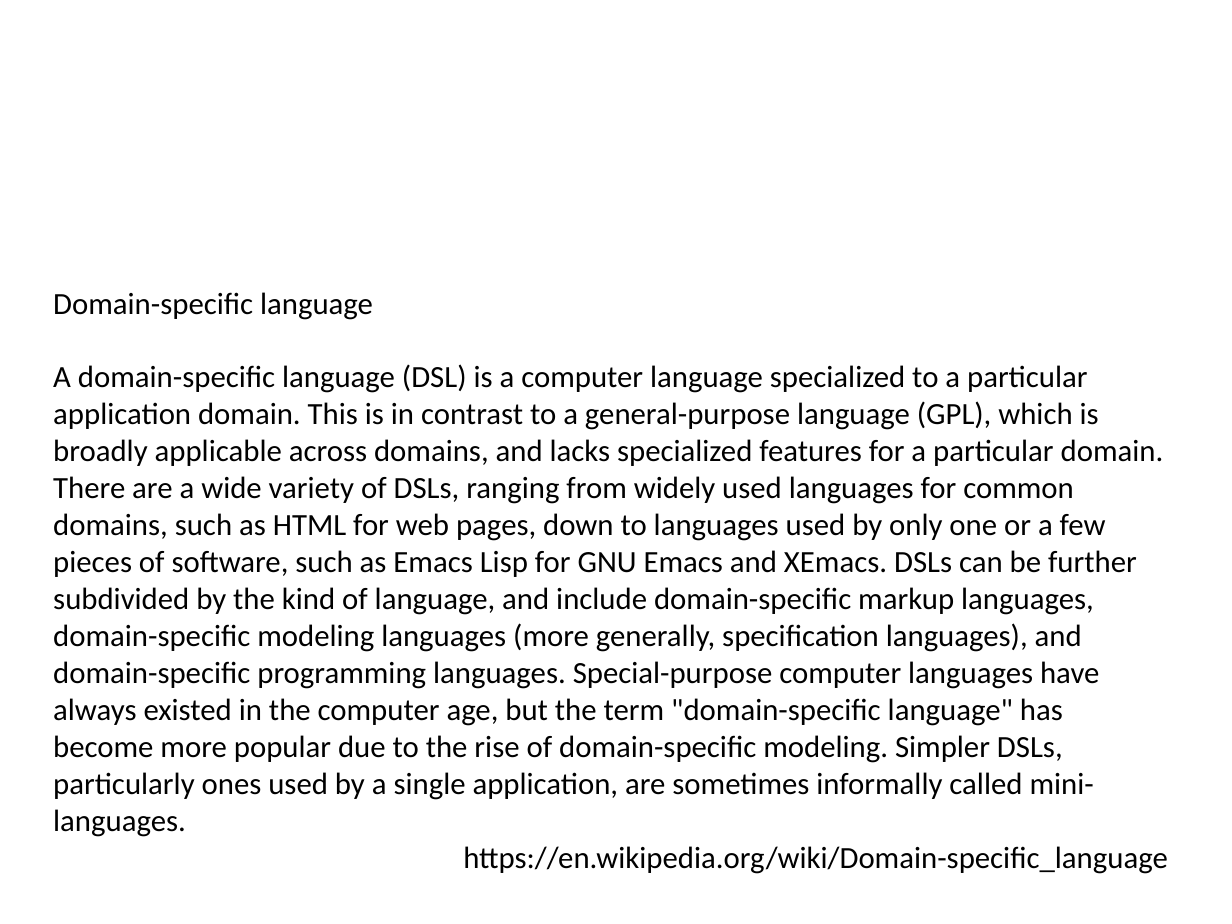
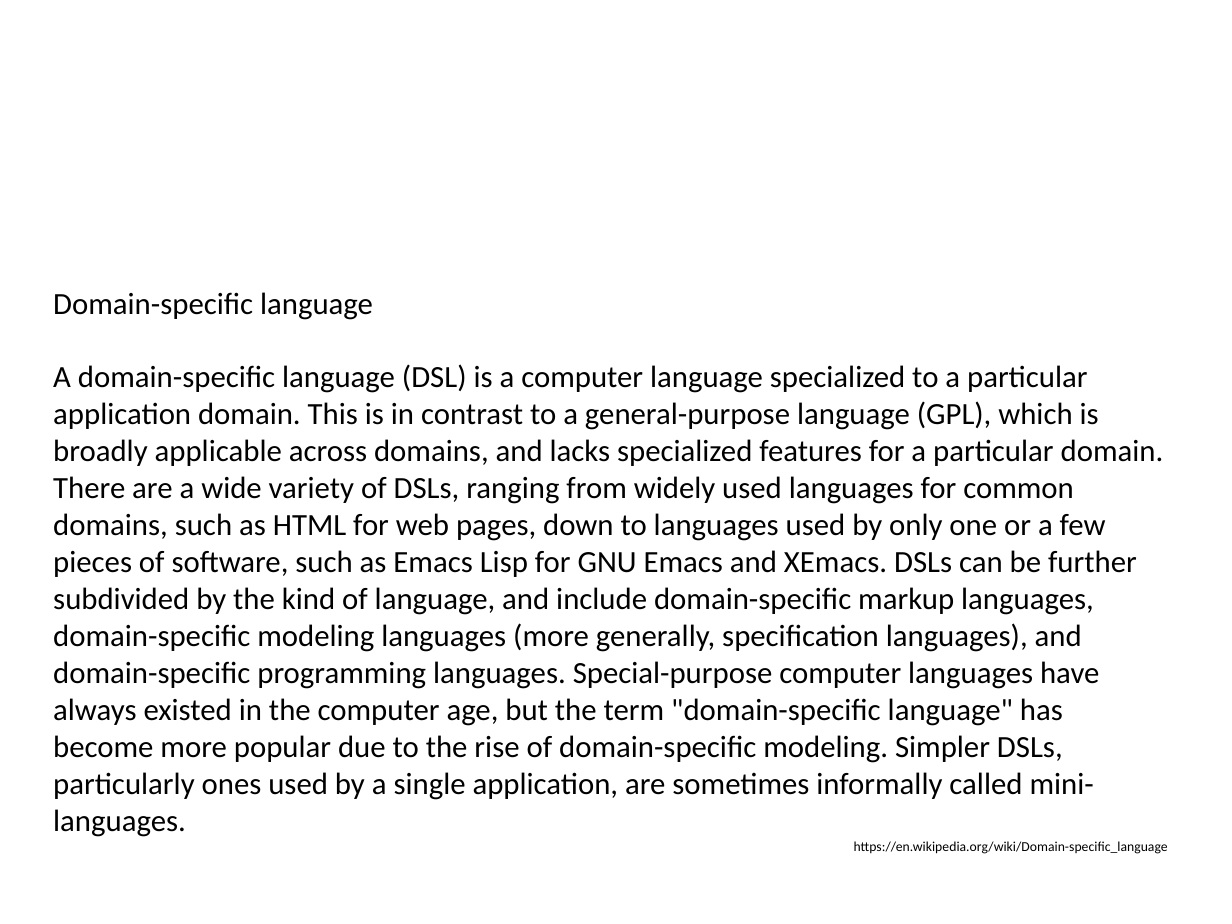
Before and after one commit to hotjk/translation, a slide deck: slide 26 of abstract.pptx (slide 27 before the commit). Drawn at 1232x924 pixels with LibreOffice and Linux fonts; fonts in the diff are those of the drawing. Boxes give left, top, right and bottom in pixels: in the first picture for what was removed or moved away, otherwise in the second. Text is boxed around its words. In the diff, an @@ line names an element or a change of style, - is before the commit and + after.

```diff
--- a/abstract.pptx
+++ b/abstract.pptx
@@ text at (854,841,1168,854): size 18 to 8 pt in "https://en.wikipedia.org/wiki/Domain-specific_language" @@
```
Also in this commit, not shown: 7 other slides changed, 3 slides added, 4 slides removed, 1 other file.
